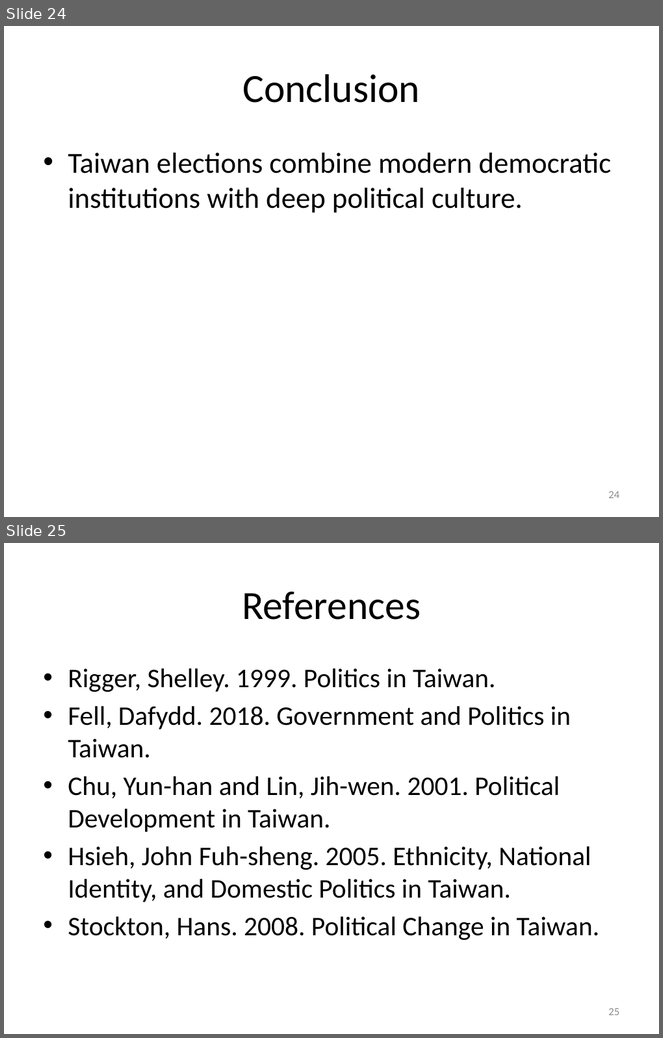
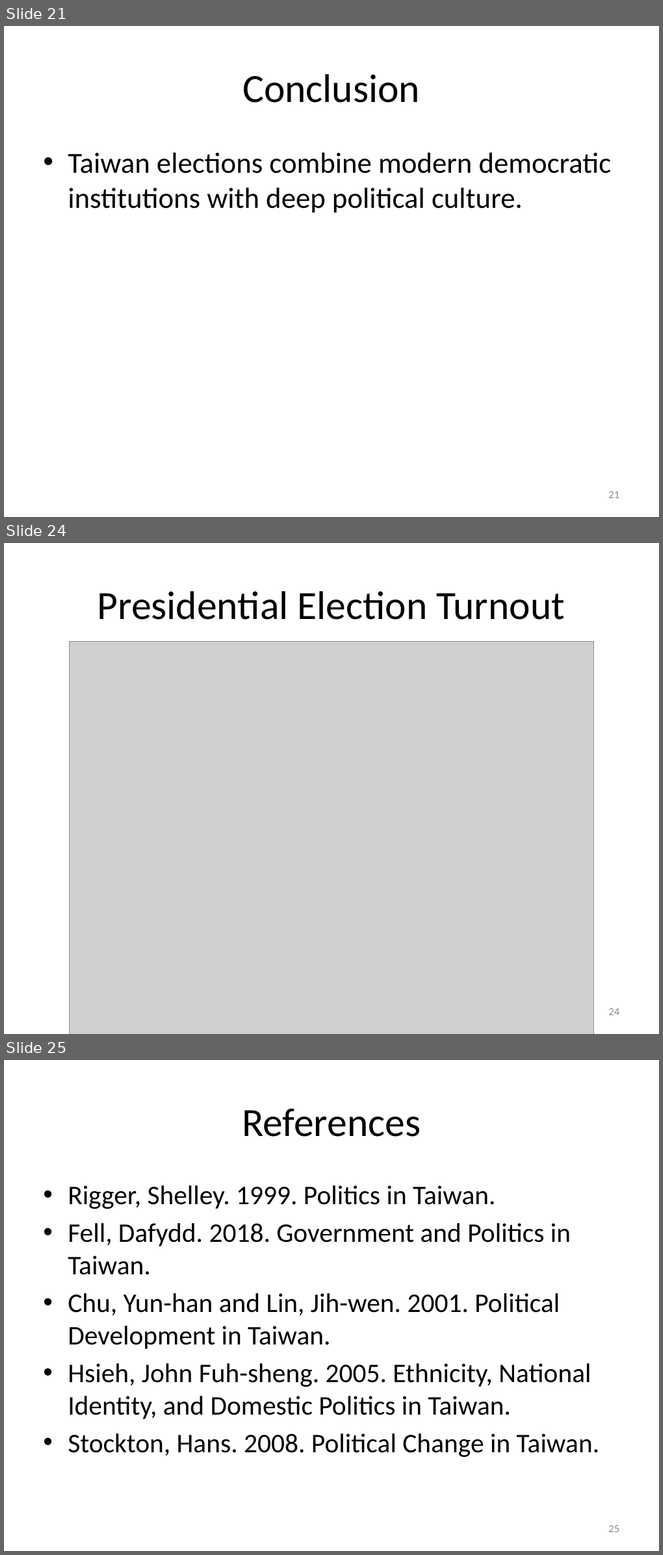
Before and after one commit to TsaiChiahung/ESC, a slide deck: 國發所演講/taiwan_elections_lecture.pptx. Shown one above the other, each under a label of ours: slides 24 and 25 before the commit, slides 21, 24 and 25 after it; the slides between them are not shown. The pictures are 663x1038 and 663x1555 pixels, drawn with LibreOffice and Linux fonts; fonts in the diff are those of the drawing; grey boxes stand for pictures. Boxes give left, top, right and bottom in pixels: in the first picture for what was removed or moved away, otherwise in the second. Text is boxed around its words. In the diff, an @@ line names an element or a change of style, - is before the commit and + after.

```diff
--- a/國發所演講/taiwan_elections_lecture.pptx
+++ b/國發所演講/taiwan_elections_lecture.pptx
@@ slide 24 added at (4,543,659,1034), background #FFFFFF @@
@@ title added at (98,591,565,620), 44 pt, text #000000 @@
+Presidential Election Turnout
@@ picture added at (70,641,594,1034) @@
@@ page number added at (608,1008,620,1016), 12 pt, text #8C8C8C @@
+24
@@ what was slide 24 is now slide 21 @@
@@ page number at (608,491,620,499): text changed @@
-24
+21
```
Also in this commit, not shown: 5 slides changed, 3 other slides added, 4 slides removed, 1 other file.
